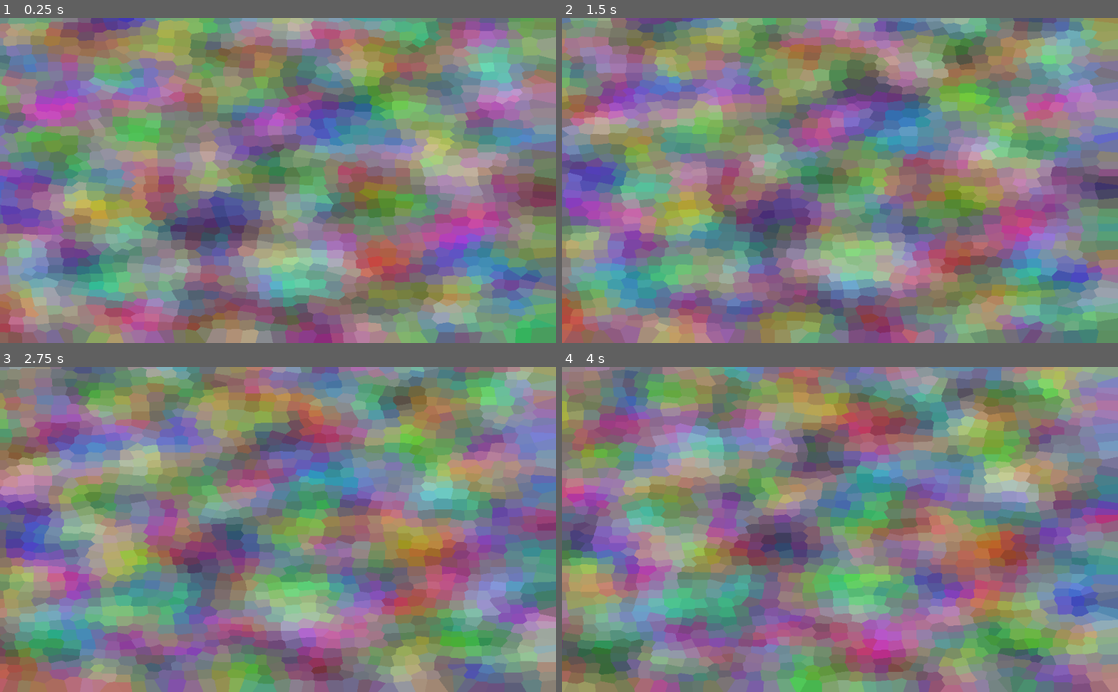
Above: before the commit, frames 1-4 (two rows, left to right).
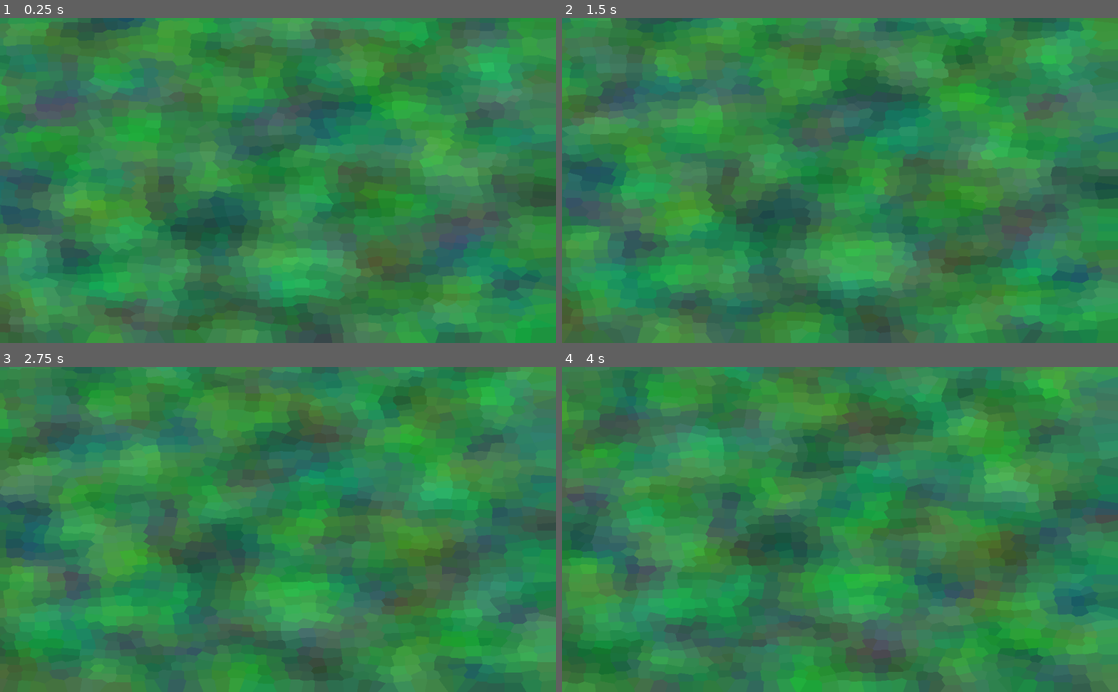
Above: after the commit, the same moments.

Repository: MichaelReel/2DMapGen
Game: Godot game, scene res://ShaderDrawn/VoronoiNoise.tscn
The game is run twice, just before and just after one commit, with the same random seed, the same clock (stepped at 60 frames per second) and the same inputs. This scene is started directly instead of the project's main scene. The engine's default icon, where the game draws it, is replaced by a stand-in: a white triangle on a blue panel in a dark square.
Inputs (mouse positions are in pixels of both pictures, inside the frame that each line leads up to):
- Up to frame 1 (0.25 s): no input
- Up to frame 2 (1.5 s): click (840, 180) at 0.67 s; move the mouse to (728, 196) at 1.27 s; click (728, 196) at 1.42 s
- Up to frame 3 (2.75 s): move the mouse to (333, 458) at 2.02 s; click (333, 458) at 2.17 s
- Up to frame 4 (4 s): move the mouse to (812, 594) at 2.77 s; click (812, 594) at 2.92 s; move the mouse to (1006, 578) at 3.52 s; click (1006, 578) at 3.67 s

The runs differ from the first frame. In frame 1, 100% of the frame differs, in the area x 0-100%, y 0-100%; in frame 2, 100%; in frame 3, 100%; in frame 4, 100%.

Commit message:
Some random left over crap

Diff:
--- a/ShaderDrawn/BlendNoise.tscn
+++ b/ShaderDrawn/BlendNoise.tscn
@@ -66,7 +66,6 @@
 
 	COLOR = vec4(f, f, f, 1.0);
 }"
-custom_defines = ""
 
 [sub_resource type="ShaderMaterial" id=2]
 shader = SubResource( 1 )
--- a/ShaderDrawn/VoronoiNoise.gd
+++ b/ShaderDrawn/VoronoiNoise.gd
@@ -70,9 +70,9 @@
 	# Create initial array of points
 	for y_index in range(0, POINTS_TALL):
 		for x_index in range(0, POINTS_WIDE):
-			data_points.put_float(noise.get_noise_2d(x_index + time, y_index - time) / 2.0 + 0.5)
-			data_points.put_float(noise.get_noise_2d(x_index + POINTS_WIDE, y_index + time) / 2.0 + 0.5)
-			data_points.put_float(noise.get_noise_2d(x_index - time, y_index + POINTS_TALL) / 2.0 + 0.5)
+			data_points.put_float(noise.get_noise_2d(x_index + time, y_index - time) / 5.0 + 0.2)
+			data_points.put_float(noise.get_noise_2d(x_index + POINTS_WIDE, y_index + time) / 3.0 + 0.5)
+			data_points.put_float(noise.get_noise_2d(x_index - time, y_index + POINTS_TALL) / 5.0 + 0.3)
 
 	var byte_count = data_points.get_available_bytes()
 	img.create_from_data(POINTS_WIDE, POINTS_TALL, false, Image.FORMAT_RGBF, data_points.data_array)
